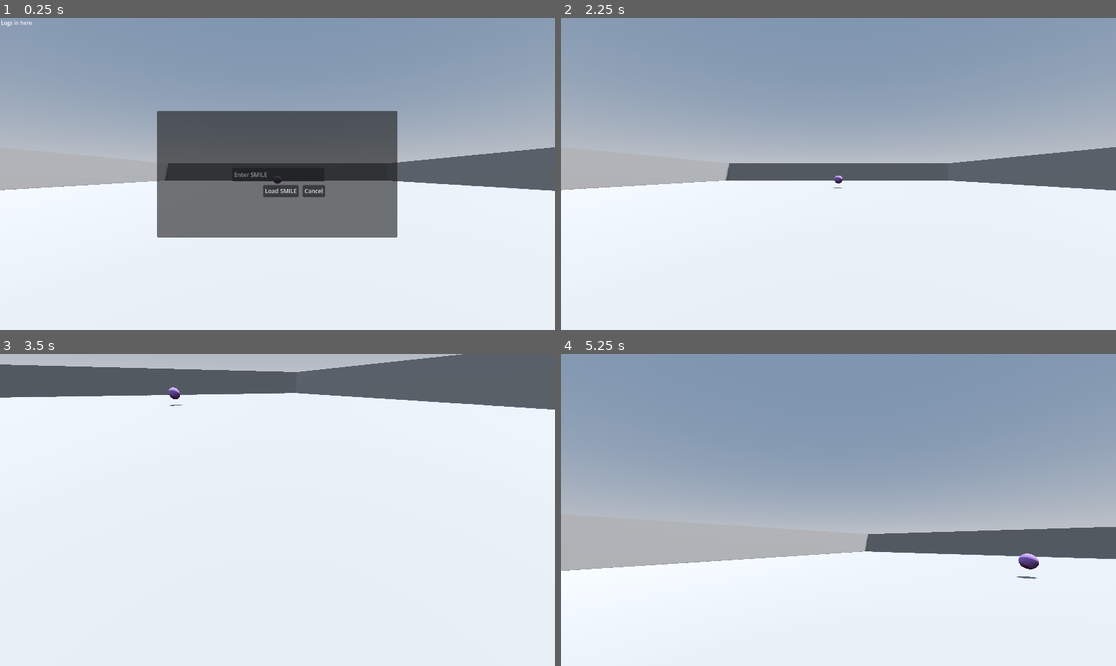
Above: before the commit, frames 1-4 (two rows, left to right).
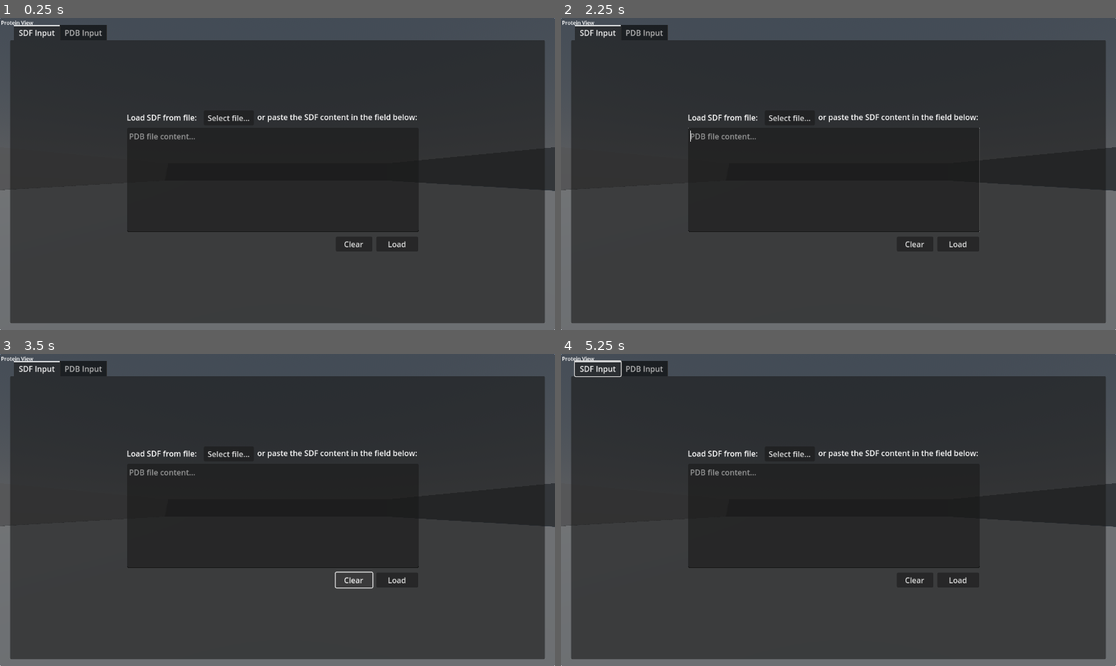
Above: after the commit, the same moments.

Repository: Gabriel-Grechuk/protein-view
Game: Godot game, scene res://src/scenes/Main.tscn
The game is run twice, just before and just after one commit, with the same random seed, the same clock (stepped at 60 frames per second) and the same inputs.
Inputs (mouse positions are in pixels of both pictures, inside the frame that each line leads up to):
- Up to frame 1 (0.25 s): no input
- Up to frame 2 (2.25 s): click (844, 189) at 0.5 s, where only the run before the commit has a clickable "Load SMILE"; click (960, 242) at 1.25 s, where only the run after the commit has a clickable "Load"; click (877, 189) at 2 s, where only the run before the commit has a clickable "Cancel"
- Up to frame 3 (3.5 s): click (355, 578) at 2.75 s, where only the run after the commit has a clickable "Clear"
- Up to frame 4 (5.25 s): click (788, 453) at 3.5 s, where only the run after the commit has a clickable "Select file..."; tap Enter at 4.25 s; move the mouse to (866, 510) at 4.27 s; hold Up (move_forward) from 4.28 s (still down); tap Space (jump) at 4.52 s; move the mouse to (810, 510) at 5.02 s

The runs differ from the first frame. In frame 1, 97% of the frame differs, in the area x 0-100%, y 0-100%; in frame 2, 100%; in frame 3, 96%; in frame 4, 100%.

Commit message:
#2 - Update UI

Diff:
--- /dev/null
+++ b/src/scenes/LoadingScreen.tscn
@@ -0,0 +1,18 @@
+[gd_scene format=3 uid="uid://dngg5tpn3roh1"]
+
+[node name="LoadingScreen" type="Control"]
+layout_mode = 3
+anchors_preset = 15
+anchor_right = 1.0
+anchor_bottom = 1.0
+grow_horizontal = 2
+grow_vertical = 2
+
+[node name="ColorRect" type="ColorRect" parent="."]
+layout_mode = 1
+anchors_preset = 15
+anchor_right = 1.0
+anchor_bottom = 1.0
+grow_horizontal = 2
+grow_vertical = 2
+color = Color(0, 0, 0, 1)
--- a/src/scenes/Main.tscn
+++ b/src/scenes/Main.tscn
@@ -1,6 +1,7 @@
-[gd_scene load_steps=11 format=3 uid="uid://coeb3fi43v5f"]
+[gd_scene load_steps=10 format=3 uid="uid://coeb3fi43v5f"]
 
 [ext_resource type="Script" path="res://src/scenes/scripts/Main.gd" id="1_p35yk"]
+[ext_resource type="PackedScene" uid="uid://ph3xy13p4jsr" path="res://src/scenes/MoleculeSurfaceView.tscn" id="2_4gd8b"]
 [ext_resource type="PackedScene" uid="uid://dcfskf8qq28gf" path="res://src/scenes/User.tscn" id="2_l5qww"]
 [ext_resource type="PackedScene" uid="uid://bosi6edhl5v8a" path="res://src/scenes/Environment.tscn" id="3_m8jif"]
 [ext_resource type="PackedScene" uid="uid://cfmsnt483isnt" path="res://src/scenes/MainUI.tscn" id="4_j7yqu"]
@@ -20,12 +21,6 @@
 tonemap_mode = 2
 glow_enabled = true
 
-[sub_resource type="StandardMaterial3D" id="StandardMaterial3D_u21kk"]
-albedo_color = Color(0.552941, 0.4, 0.709804, 1)
-
-[sub_resource type="SphereMesh" id="SphereMesh_31rn1"]
-material = SubResource("StandardMaterial3D_u21kk")
-
 [node name="Main" type="Node3D"]
 script = ExtResource("1_p35yk")
 
@@ -36,8 +31,8 @@
 transform = Transform3D(-0.866023, -0.433016, 0.250001, 0, 0.499998, 0.866027, -0.500003, 0.749999, -0.43301, 0, 0, 0)
 shadow_enabled = true
 
-[node name="DebugObj" type="MeshInstance3D" parent="."]
-mesh = SubResource("SphereMesh_31rn1")
+[node name="Molecule" parent="." instance=ExtResource("2_4gd8b")]
+transform = Transform3D(1, 0, 0, 0, 1, 0, 0, 0, 1, 0, 1.49894, 0)
 
 [node name="User" parent="." instance=ExtResource("2_l5qww")]
 
--- a/src/scenes/MainUI.tscn
+++ b/src/scenes/MainUI.tscn
@@ -1,6 +1,7 @@
-[gd_scene load_steps=3 format=3 uid="uid://cfmsnt483isnt"]
+[gd_scene load_steps=4 format=3 uid="uid://cfmsnt483isnt"]
 
-[ext_resource type="Script" path="res://src/scenes/scripts/CancelButton.gd" id="1_tfj8s"]
+[ext_resource type="PackedScene" uid="uid://ca6sd8yp0iov3" path="res://src/scenes/ParserUI.tscn" id="1_bvr1p"]
+[ext_resource type="PackedScene" uid="uid://dngg5tpn3roh1" path="res://src/scenes/LoadingScreen.tscn" id="1_est7j"]
 
 [sub_resource type="GDScript" id="GDScript_eou8o"]
 
@@ -23,56 +24,25 @@
 
 [node name="MenuPanel" type="Panel" parent="Menu"]
 layout_mode = 1
-anchors_preset = -1
-anchor_left = 0.5
-anchor_top = 0.5
-anchor_right = 0.5
-anchor_bottom = 0.5
-offset_left = -250.0
-offset_top = -131.5
-offset_right = 249.0
-offset_bottom = 131.5
-
-[node name="SmileInput" type="TextEdit" parent="Menu/MenuPanel"]
-layout_mode = 1
-anchors_preset = 8
-anchor_left = 0.5
-anchor_top = 0.5
-anchor_right = 0.5
-anchor_bottom = 0.5
-offset_left = -94.0
-offset_top = -14.0
-offset_right = 98.0
-offset_bottom = 15.0
+anchors_preset = 15
+anchor_right = 1.0
+anchor_bottom = 1.0
 grow_horizontal = 2
 grow_vertical = 2
-theme_override_font_sizes/font_size = 12
-placeholder_text = "Enter SMILE"
 
-[node name="LoadSmileButton" type="Button" parent="Menu/MenuPanel"]
-layout_mode = 0
-offset_left = 220.0
-offset_top = 154.0
-offset_right = 294.0
-offset_bottom = 179.0
-theme_override_font_sizes/font_size = 12
-text = "Load SMILE"
+[node name="ParserUI" parent="Menu/MenuPanel" instance=ExtResource("1_bvr1p")]
+layout_mode = 1
+pivot_offset = Vector2(301, 232)
 
-[node name="CancelButton" type="Button" parent="Menu/MenuPanel"]
-layout_mode = 0
-offset_left = 302.0
-offset_top = 154.0
-offset_right = 349.0
-offset_bottom = 179.0
-theme_override_font_sizes/font_size = 12
-text = "Cancel"
-script = ExtResource("1_tfj8s")
-
-[node name="Logs" type="Label" parent="."]
+[node name="Title" type="Label" parent="."]
 layout_mode = 0
 offset_left = 2.0
 offset_top = 2.0
-offset_right = 96.0
-offset_bottom = 140.0
+offset_right = 324.0
+offset_bottom = 21.0
 theme_override_font_sizes/font_size = 11
-text = "Logs in here"
+text = "Protein View"
+
+[node name="LoadingScreen" parent="." instance=ExtResource("1_est7j")]
+visible = false
+layout_mode = 1
--- a/src/scenes/ParserUI.tscn
+++ b/src/scenes/ParserUI.tscn
@@ -2,45 +2,210 @@
 
 [node name="ParserUI" type="Control"]
 layout_mode = 3
-anchors_preset = 15
-anchor_right = 1.0
-anchor_bottom = 1.0
-offset_left = -74.0
-offset_top = -58.0
-offset_right = -574.0
-offset_bottom = -323.0
-grow_horizontal = 2
-grow_vertical = 2
-
-[node name="ResultInput" type="TextEdit" parent="."]
+anchors_preset = 8
+anchor_left = 0.5
+anchor_top = 0.5
+anchor_right = 0.5
+anchor_bottom = 0.5
+grow_horizontal = 2
+grow_vertical = 2
+
+[node name="TabContainer" type="TabContainer" parent="."]
+layout_mode = 1
+anchors_preset = 8
+anchor_left = 0.5
+anchor_top = 0.5
+anchor_right = 0.5
+anchor_bottom = 0.5
+offset_left = -555.0
+offset_top = -309.5
+offset_right = 555.0
+offset_bottom = 309.5
+grow_horizontal = 2
+grow_vertical = 2
+
+[node name="SDF Input" type="Control" parent="TabContainer"]
 layout_mode = 2
-offset_left = 79.0
-offset_top = 136.0
-offset_right = 570.0
-offset_bottom = 316.0
-placeholder_text = "Result"
-
-[node name="SmileInput" type="TextEdit" parent="."]
-custom_minimum_size = Vector2(100, 26)
+
+[node name="ResultInput" type="TextEdit" parent="TabContainer/SDF Input"]
+layout_mode = 1
+anchors_preset = 8
+anchor_left = 0.5
+anchor_top = 0.5
+anchor_right = 0.5
+anchor_bottom = 0.5
+offset_left = -312.5
+offset_top = -112.5
+offset_right = 292.5
+offset_bottom = 104.5
+grow_horizontal = 2
+grow_vertical = 2
+placeholder_text = "PDB file content..."
+
+[node name="ParseButton" type="Button" parent="TabContainer/SDF Input"]
+layout_mode = 1
+anchors_preset = 8
+anchor_left = 0.5
+anchor_top = 0.5
+anchor_right = 0.5
+anchor_bottom = 0.5
+offset_left = 204.5
+offset_top = 113.5
+offset_right = 291.5
+offset_bottom = 144.5
+grow_horizontal = 2
+grow_vertical = 2
+text = "Load"
+
+[node name="ClearButton" type="Button" parent="TabContainer/SDF Input"]
+layout_mode = 1
+anchors_preset = 8
+anchor_left = 0.5
+anchor_top = 0.5
+anchor_right = 0.5
+anchor_bottom = 0.5
+offset_left = 120.5
+offset_top = 113.5
+offset_right = 196.5
+offset_bottom = 144.5
+grow_horizontal = 2
+grow_vertical = 2
+text = "Clear"
+
+[node name="LoadSDF" type="Label" parent="TabContainer/SDF Input"]
+layout_mode = 1
+anchors_preset = 8
+anchor_left = 0.5
+anchor_top = 0.5
+anchor_right = 0.5
+anchor_bottom = 0.5
+offset_left = -313.5
+offset_top = -145.5
+offset_right = -161.5
+offset_bottom = -119.5
+grow_horizontal = 2
+grow_vertical = 2
+text = "Load SDF from file:"
+
+[node name="PasteBellow" type="Label" parent="TabContainer/SDF Input"]
+layout_mode = 1
+anchors_preset = 8
+anchor_left = 0.5
+anchor_top = 0.5
+anchor_right = 0.5
+anchor_bottom = 0.5
+offset_left = -42.0
+offset_top = -146.0
+offset_right = 294.0
+offset_bottom = -120.0
+grow_horizontal = 2
+grow_vertical = 2
+text = "or paste the SDF content in the field below:"
+
+[node name="Button" type="Button" parent="TabContainer/SDF Input"]
+layout_mode = 1
+anchors_preset = 8
+anchor_left = 0.5
+anchor_top = 0.5
+anchor_right = 0.5
+anchor_bottom = 0.5
+offset_left = -153.5
+offset_top = -148.5
+offset_right = -49.5
+offset_bottom = -117.5
+grow_horizontal = 2
+grow_vertical = 2
+text = "Select file..."
+
+[node name="PDB Input" type="Control" parent="TabContainer"]
 layout_mode = 2
-offset_left = 76.0
-offset_top = 61.0
-offset_right = 573.0
-offset_bottom = 95.0
-placeholder_text = "Enter Smile"
-
-[node name="ParseButton" type="Button" parent="."]
-layout_mode = 2
-offset_left = 398.0
-offset_top = 100.0
-offset_right = 485.0
-offset_bottom = 131.0
-text = "Parse!"
-
-[node name="ClearButton" type="Button" parent="."]
-layout_mode = 0
-offset_left = 495.0
-offset_top = 100.0
-offset_right = 571.0
-offset_bottom = 131.0
+
+[node name="ResultInput" type="TextEdit" parent="TabContainer/PDB Input"]
+layout_mode = 1
+anchors_preset = 8
+anchor_left = 0.5
+anchor_top = 0.5
+anchor_right = 0.5
+anchor_bottom = 0.5
+offset_left = -312.5
+offset_top = -112.5
+offset_right = 292.5
+offset_bottom = 104.5
+grow_horizontal = 2
+grow_vertical = 2
+placeholder_text = "PDB file content..."
+
+[node name="ParseButton" type="Button" parent="TabContainer/PDB Input"]
+layout_mode = 1
+anchors_preset = 8
+anchor_left = 0.5
+anchor_top = 0.5
+anchor_right = 0.5
+anchor_bottom = 0.5
+offset_left = 204.5
+offset_top = 113.5
+offset_right = 291.5
+offset_bottom = 144.5
+grow_horizontal = 2
+grow_vertical = 2
+text = "Load"
+
+[node name="ClearButton" type="Button" parent="TabContainer/PDB Input"]
+layout_mode = 1
+anchors_preset = 8
+anchor_left = 0.5
+anchor_top = 0.5
+anchor_right = 0.5
+anchor_bottom = 0.5
+offset_left = 120.5
+offset_top = 113.5
+offset_right = 196.5
+offset_bottom = 144.5
+grow_horizontal = 2
+grow_vertical = 2
 text = "Clear"
+
+[node name="LoadPDB" type="Label" parent="TabContainer/PDB Input"]
+layout_mode = 1
+anchors_preset = 8
+anchor_left = 0.5
+anchor_top = 0.5
+anchor_right = 0.5
+anchor_bottom = 0.5
+offset_left = -313.5
+offset_top = -145.5
+offset_right = -161.5
+offset_bottom = -119.5
+grow_horizontal = 2
+grow_vertical = 2
+text = "Load PDB from file:"
+
+[node name="PasteBellow" type="Label" parent="TabContainer/PDB Input"]
+layout_mode = 1
+anchors_preset = 8
+anchor_left = 0.5
+anchor_top = 0.5
+anchor_right = 0.5
+anchor_bottom = 0.5
+offset_left = -42.0
+offset_top = -146.0
+offset_right = 294.0
+offset_bottom = -120.0
+grow_horizontal = 2
+grow_vertical = 2
+text = "or paste the PDB content in the field below:"
+
+[node name="Button" type="Button" parent="TabContainer/PDB Input"]
+layout_mode = 1
+anchors_preset = 8
+anchor_left = 0.5
+anchor_top = 0.5
+anchor_right = 0.5
+anchor_bottom = 0.5
+offset_left = -153.5
+offset_top = -148.5
+offset_right = -49.5
+offset_bottom = -117.5
+grow_horizontal = 2
+grow_vertical = 2
+text = "Select file..."
